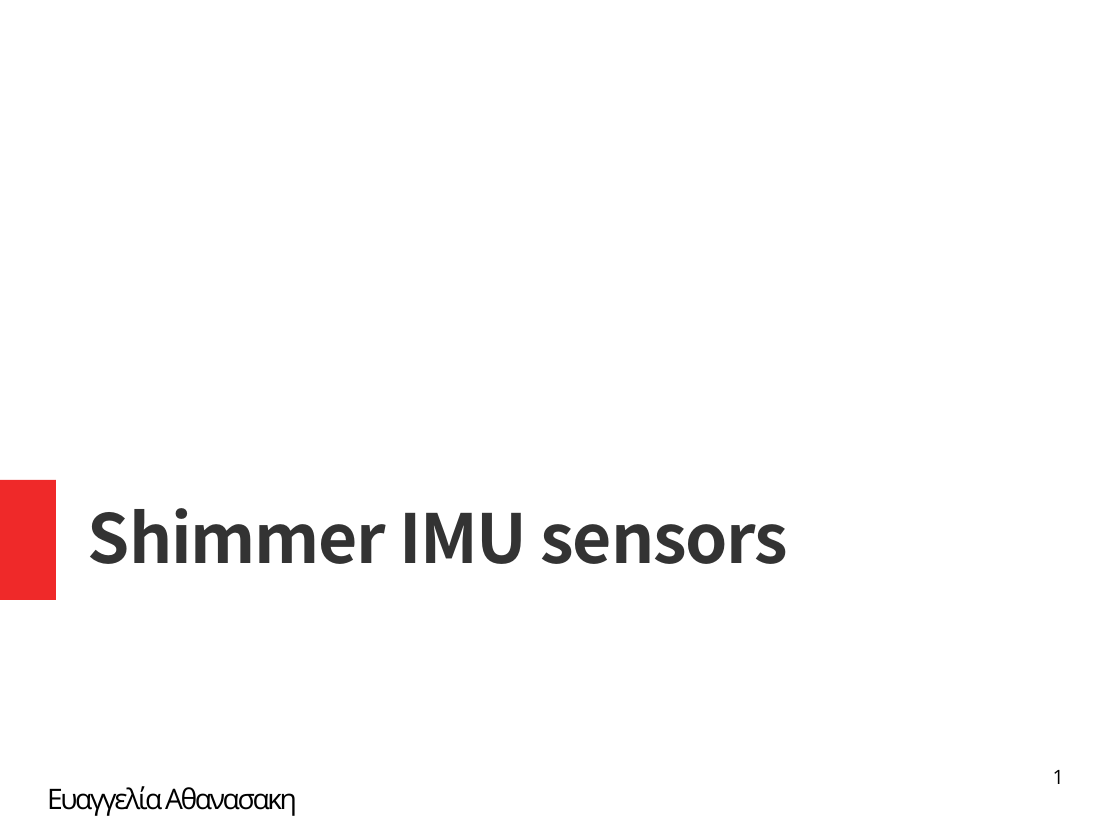
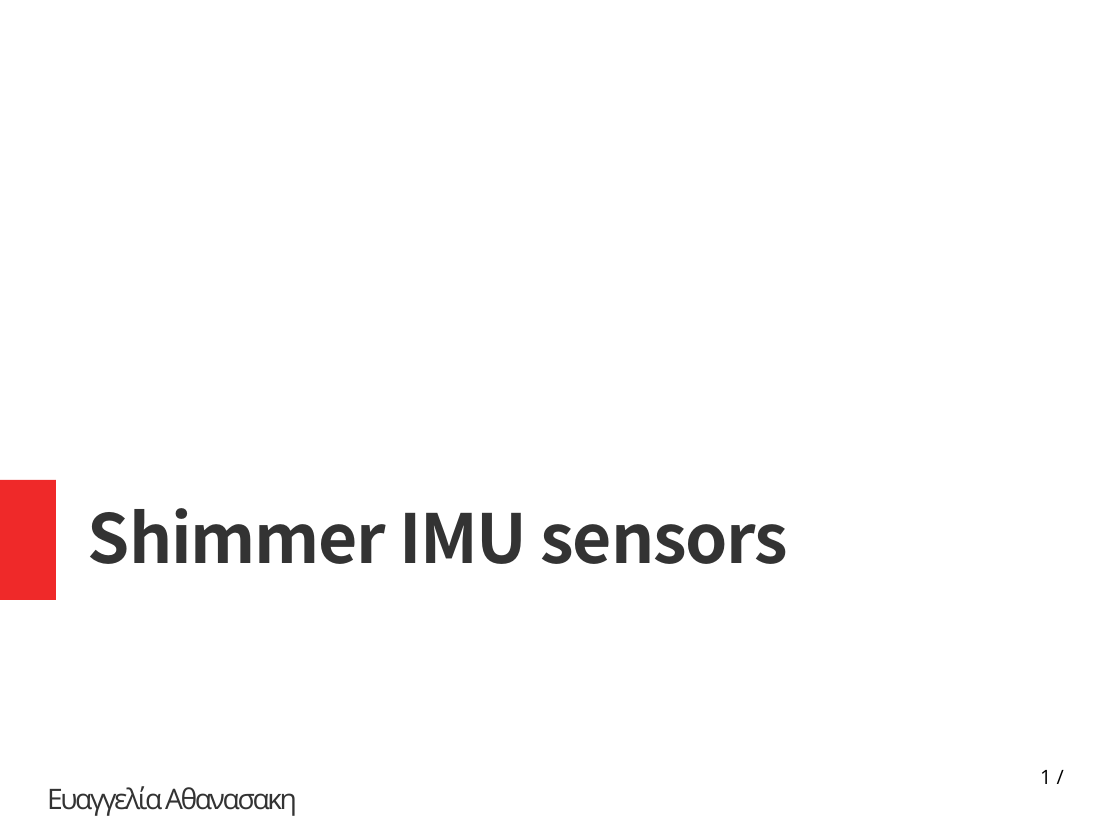
Before and after one commit to athava/ptixiaki, a slide deck: slide 1 of Untitled 1.odp. Drawn at 1120x840 pixels with LibreOffice and Linux fonts; fonts in the diff are those of the drawing. Boxes give left, top, right and bottom in pixels: in the first picture for what was removed or moved away, otherwise in the second. Text is boxed around its words. In the diff, an @@ line names an element or a change of style, - is before the commit and + after.

```diff
--- a/Untitled 1.odp
+++ b/Untitled 1.odp
@@ subtitle "Ευαγγελία Αθανασακη" at bbox=[47, 786, 297, 816]: text colour #000000 to #333333; more space between paragraphs @@
@@ page number at bbox=[1040, 770, 1051, 784]: text changed @@
-1
+1 /
```
Also in this commit, not shown: 5 other slides changed, 4 slides added, 3 other files.
